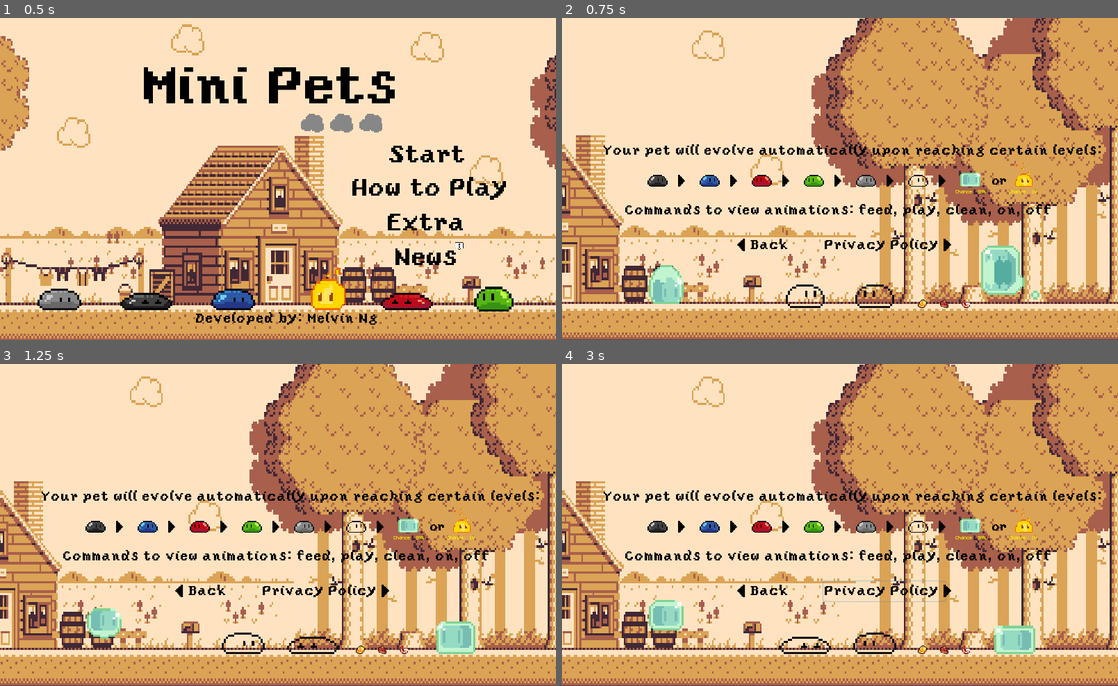
Above: before the commit, frames 1-4 (two rows, left to right).
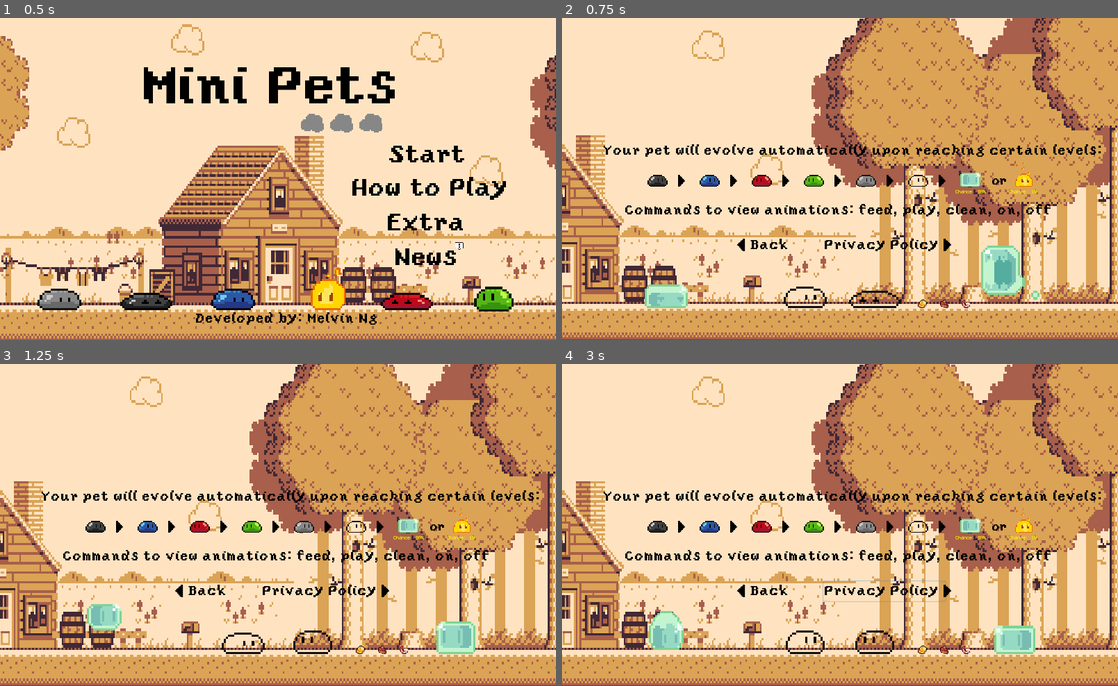
Above: after the commit, the same moments.

Repository: melvincwng/mini-pets
Game: Godot game, scene res://Scenes/MainMenu.tscn
The game is run twice, just before and just after one commit, with the same random seed, the same clock (stepped at 60 frames per second) and the same inputs.
Inputs:
- Up to frame 1 (0.5 s): no input
- Up to frame 2 (0.75 s): click "Extra" at 0.5 s
- Up to frame 3 (1.25 s): no input
- Up to frame 4 (3 s): click "Privacy Policy >" at 1.25 s; click "Privacy Policy >" at 2 s; click "Privacy Policy >" at 2.75 s

Frame 1 is identical in both runs. In frame 2, 1.0% of the frame differs, in the area x 14-61%, y 76-91%; in frame 3, 0.6%; in frame 4, 1.2%, in the area x 15-61%, y 73-91%.

Commit message:
Add new exported HTML game and Android apk files

Diff:
--- a/Scenes/Extra.tscn
+++ b/Scenes/Extra.tscn
@@ -341,7 +341,7 @@
 scale = Vector2( 4, 4 )
 frames = SubResource( 12 )
 animation = "Jump"
-frame = 6
+frame = 7
 playing = true
 __meta__ = {
 "_edit_lock_": true
@@ -351,6 +351,7 @@
 position = Vector2( 448, 472 )
 scale = Vector2( 4, 4 )
 frames = SubResource( 13 )
+frame = 3
 playing = true
 __meta__ = {
 "_edit_lock_": true
@@ -360,7 +361,7 @@
 position = Vector2( 576, 472 )
 scale = Vector2( 4, 4 )
 frames = SubResource( 13 )
-frame = 4
+frame = 2
 playing = true
 flip_h = true
 __meta__ = {
Not shown, changed: export_presets.cfg
Binary file added: release/HTML/favicon.png
Not shown, added: release/HTML/favicon.png.import
Binary file added: release/HTML/index.png
Not shown, added: release/HTML/index.png.import
Not shown, added: release/HTML/Mini Pets.zip
Not shown, added: release/HTML/index.html
Not shown, added: release/HTML/index.js
Not shown, added: release/HTML/index.pck
Not shown, added: release/HTML/index.wasm
Not shown, changed: release/Mini Pets.apk
